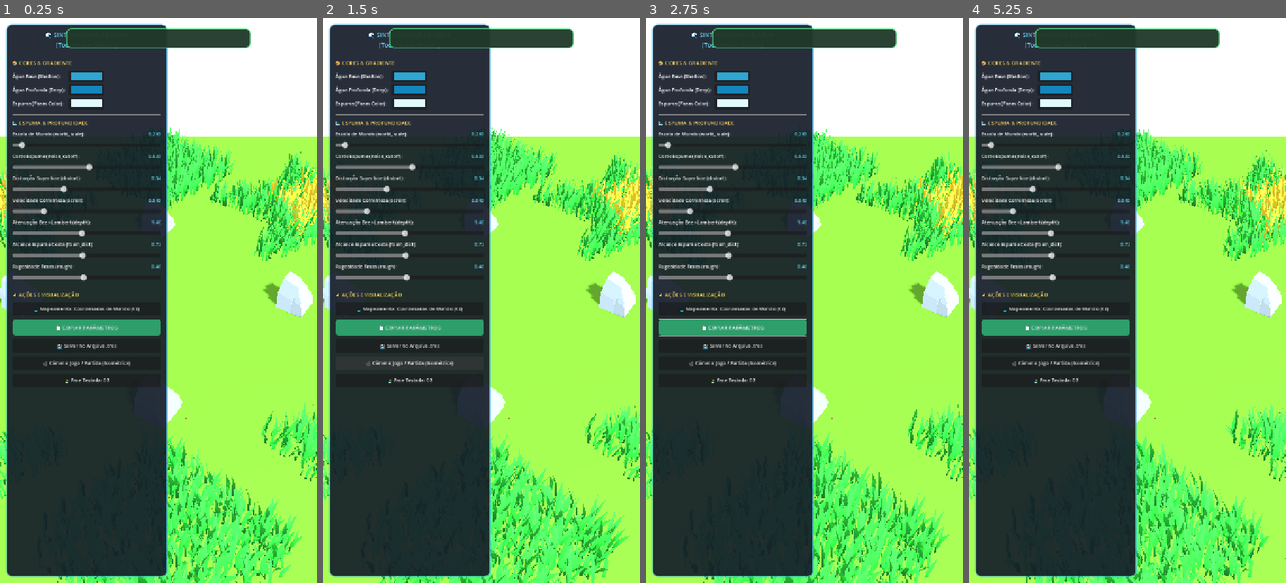
Above: before the commit, frames 1-4 (left to right).
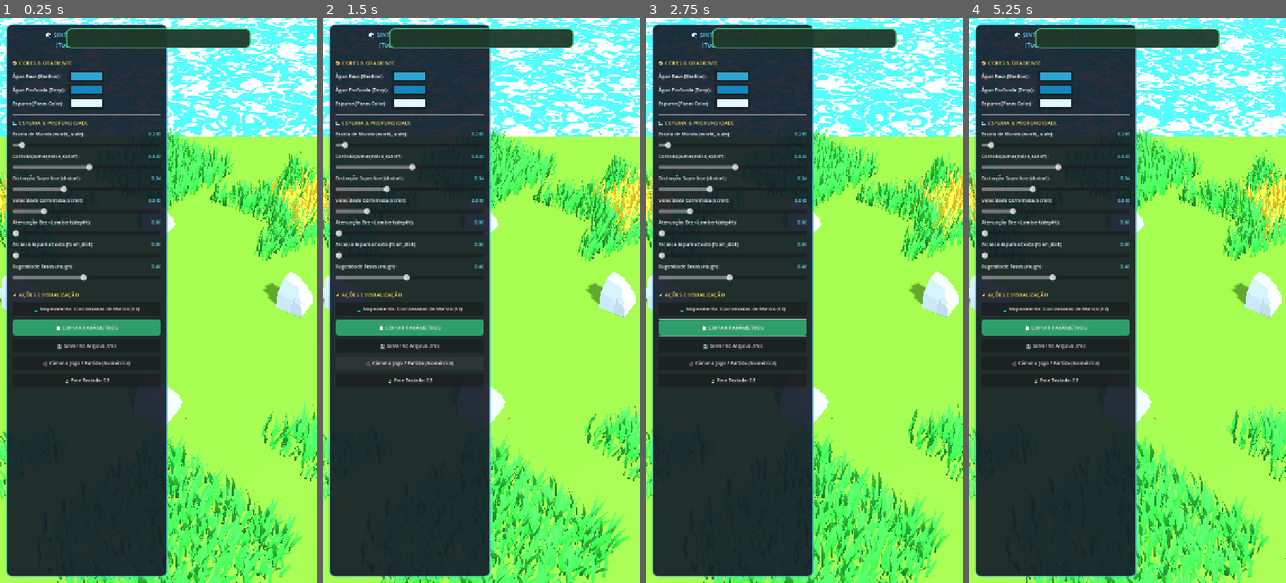
Above: after the commit, the same moments.

Repository: rogerbif/grass-cut-bot
Game: Godot game, scene res://scenes/tools/water_tuner.tscn
Two runs of this game, one before a commit and one after it. Both use one fixed random seed, a clock stepped at 60 frames per second and the inputs below. This scene is started directly instead of the project's main scene.
Inputs (mouse positions are in pixels of both pictures, inside the frame that each line leads up to):
- Up to frame 1 (0.25 s): no input
- Up to frame 2 (1.5 s): tap Enter at 0.5 s; move the mouse to (551, 272) at 0.52 s; hold Right (ui_right) 0.53-1.25 s; hold Alt 0.53-1.25 s; click (551, 272) at 0.67 s; drag from (418, 328) to (465, 413) at 1.27 s
- Up to frame 3 (2.75 s): move the mouse to (836, 176) at 2.02 s; hold Right (ui_right) from 2.03 s (still down); tap Z at 2.1 s
- Up to frame 4 (5.25 s): release Right (ui_right) at 2.75 s; drag from (1111, 413) to (1032, 215) at 2.77 s; move the mouse to (1222, 385) at 3.52 s; hold Left (ui_left) 3.53-4.25 s; tap 1 at 3.6 s; drag from (1032, 215) to (1079, 159) at 4.27 s; move the mouse to (1143, 300) at 5.02 s; hold Down (ui_down) from 5.03 s (still down); tap 2 at 5.1 s; click (1143, 300) at 5.17 s

The runs differ from the first frame. In frame 1, 6.3% of the frame differs, in the area x 0-100%, y 0-43%; in frame 2, 6.2%; in frame 3, 6.5%; in frame 4, 6.6%.

Commit message:
perf(shader): desacoplar depth_texture do toon water para mobile (v0.12.14-alpha)

Diff:
--- a/project.godot
+++ b/project.godot
@@ -11,7 +11,7 @@
 [application]
 
 config/name="Grass Cut Bot"
-config/version="0.12.13-alpha"
+config/version="0.12.14-alpha"
 run/main_scene="res://scenes/menu/main_menu.tscn"
 config/features=PackedStringArray("4.7", "Mobile")
 boot_splash/image="uid://3pegaomvcdut"
--- a/scripts/core/game_version.gd
+++ b/scripts/core/game_version.gd
@@ -7,7 +7,7 @@
 
 const MAJOR: int = 0
 const MINOR: int = 12
-const PATCH: int = 13
+const PATCH: int = 14
 const STAGE: String = "ALPHA" # "PRE-ALPHA", "ALPHA", "BETA", "RC", "RELEASE"
 const BUILD_TYPE: String = "dev" # "dev", "nightly", "public"
 
--- a/scripts/tools/water_tuner.gd
+++ b/scripts/tools/water_tuner.gd
@@ -87,12 +87,14 @@
 		return
 
 	var w_scale: float = float(water_material.get_shader_parameter("world_scale"))
-	var beer: float = float(water_material.get_shader_parameter("beer_factor"))
+	var beer_v: Variant = water_material.get_shader_parameter("beer_factor")
+	var beer: float = float(beer_v) if beer_v != null else 0.0
 	var cutoff: float = float(water_material.get_shader_parameter("surface_noise_cutoff"))
 	var dist: float = float(water_material.get_shader_parameter("surface_distortion_amount"))
 	var scr_v: Variant = water_material.get_shader_parameter("surface_noise_scroll")
 	var scr_spd: float = (scr_v as Vector3).x if scr_v is Vector3 else 0.04
-	var foam_d: float = float(water_material.get_shader_parameter("foam_max_distance"))
+	var foam_v: Variant = water_material.get_shader_parameter("foam_max_distance")
+	var foam_d: float = float(foam_v) if foam_v != null else 0.0
 	var rgh: float = float(water_material.get_shader_parameter("roughness"))
 	var coords_param: Variant = water_material.get_shader_parameter("use_world_coords")
 	_use_world_coords = bool(coords_param) if coords_param != null else true
@@ -226,30 +228,26 @@
 	if water_material == null:
 		return ""
 	var w_scale: float = float(water_material.get_shader_parameter("world_scale"))
-	var beer: float = float(water_material.get_shader_parameter("beer_factor"))
 	var cutoff: float = float(water_material.get_shader_parameter("surface_noise_cutoff"))
 	var dist: float = float(water_material.get_shader_parameter("surface_distortion_amount"))
 	var scr_v: Variant = water_material.get_shader_parameter("surface_noise_scroll")
 	var scr_spd: float = (scr_v as Vector3).x if scr_v is Vector3 else 0.04
-	var foam_d: float = float(water_material.get_shader_parameter("foam_max_distance"))
 	var rgh: float = float(water_material.get_shader_parameter("roughness"))
 	var c_sh: Color = water_material.get_shader_parameter("_DepthGradientShallow") as Color
 	var c_dp: Color = water_material.get_shader_parameter("_DepthGradientDeep") as Color
 	var c_fm: Color = water_material.get_shader_parameter("foam_color") as Color
 
-	var txt: String = """PARÂMETROS TOON WATER SHADER (ROYSTAN / HGOUVEIA):
+	var txt: String = """PARÂMETROS TOON WATER SHADER OTIMIZADO MOBILE:
 world_scale = %.3f
-beer_factor = %.2f
 surface_noise_cutoff = %.3f
 surface_distortion_amount = %.2f
 surface_noise_scroll = Vector3(%.3f, %.3f, 0.0)
-foam_max_distance = %.2f
 roughness = %.2f
 use_world_coords = %s
 _DepthGradientShallow = Color(%.3f, %.3f, %.3f, 1.0) # #%s
 _DepthGradientDeep = Color(%.3f, %.3f, %.3f, 1.0) # #%s
 foam_color = Color(%.3f, %.3f, %.3f, 1.0) # #%s""" % [
-		w_scale, beer, cutoff, dist, scr_spd, scr_spd, foam_d, rgh,
+		w_scale, cutoff, dist, scr_spd, scr_spd, rgh,
 		str(_use_world_coords),
 		c_sh.r, c_sh.g, c_sh.b, c_sh.to_html(false),
 		c_dp.r, c_dp.g, c_dp.b, c_dp.to_html(false),
--- a/shaders/toon_water.gdshader
+++ b/shaders/toon_water.gdshader
@@ -1,22 +1,17 @@
 /**
- * Toon Water Shader Oficial (Godot 4 Spatial)
- * Baseado na clássica implementação de Erik Roystan Ross e Heverton Gouveia.
- * Adaptado para coordenadas de mundo XZ, atenuação física Beer-Lambert e espuma de costa.
+ * Toon Water Shader Oficial Otimizado para Mobile (Godot 4 Spatial)
+ * Desacoplado de depth_texture (elimina Depth Prepass e quebra de TBDR em mobile).
+ * Cristas de ondas cel-shaded via ruído com scroll e distorção UV.
+ * Espuma de costa gerada geometricamente pela malha CoastalFoamRibbon.
  */
 shader_type spatial;
 render_mode cull_back, diffuse_toon, specular_disabled;
 
 const float SMOOTHSTEP_AA = 0.01;
 
-uniform sampler2D depth_texture : hint_depth_texture, filter_linear_mipmap;
 uniform sampler2D surfaceNoise : source_color, filter_linear_mipmap, repeat_enable;
 uniform sampler2D distortNoise : source_color, filter_linear_mipmap, repeat_enable;
 
-uniform float beer_factor : hint_range(0.0, 5.0) = 1.40;
-
-uniform float foam_distance : hint_range(0.01, 2.0) = 0.10;
-uniform float foam_max_distance : hint_range(0.01, 2.0) = 0.72;
-uniform float foam_min_distance : hint_range(0.01, 2.0) = 0.04;
 uniform vec4 foam_color : source_color = vec4(0.88, 0.98, 1.0, 1.0);
 
 uniform bool use_world_coords = true;
@@ -28,62 +23,36 @@
 
 uniform vec4 _DepthGradientShallow : source_color = vec4(0.18, 0.65, 0.82, 1.0);
 uniform vec4 _DepthGradientDeep : source_color = vec4(0.084, 0.52, 0.743, 1.0);
-uniform float _DepthMaxDistance : hint_range(0.1, 10.0) = 1.0;
-uniform float _DepthFactor : hint_range(0.1, 5.0) = 1.0;
 uniform float roughness : hint_range(0.0, 1.0) = 0.48;
 
 varying vec2 noiseUV;
 varying vec2 distortUV;
-varying vec3 viewNormal;
 varying vec3 v_world_pos;
-
-vec4 alphaBlend(vec4 top, vec4 bottom) {
-	vec3 color = (top.rgb * top.a) + (bottom.rgb * (1.0 - top.a));
-	float alpha = top.a + bottom.a * (1.0 - top.a);
-	return vec4(color, alpha);
-}
 
 void vertex() {
 	v_world_pos = (MODEL_MATRIX * vec4(VERTEX, 1.0)).xyz;
-	viewNormal = (MODELVIEW_MATRIX * vec4(NORMAL, 0.0)).xyz;
 	noiseUV = use_world_coords ? (v_world_pos.xz * world_scale) : (UV * surface_noise_tiling);
 	distortUV = use_world_coords ? (v_world_pos.xz * world_scale * 0.5) : UV;
 }
 
 void fragment() {
-	float depth_raw = texture(depth_texture, SCREEN_UV).x;
-	vec3 ndc = vec3(SCREEN_UV * 2.0 - 1.0, depth_raw);
-	vec4 view = INV_PROJECTION_MATRIX * vec4(ndc, 1.0);
-	view.xyz /= view.w;
-	float linear_depth = -view.z;
-	float water_depth_diff = max(linear_depth + VERTEX.z, 0.0);
-
-	float depth = exp(-water_depth_diff * beer_factor);
-	depth = 1.0 - clamp(depth, 0.0, 1.0);
-
-	vec3 existingNormal = vec3(dFdx(depth), dFdy(depth), 0.0);
-	float normalDot = clamp(dot(existingNormal, viewNormal), 0.0, 1.0);
-	float foamDistance = mix(foam_max_distance, foam_min_distance, normalDot);
-
-	float foamDepth = clamp(depth / max(foamDistance, 0.0001), 0.0, 1.0);
-	float surfaceNoiseCutoff = foamDepth * surface_noise_cutoff;
-
+	// 1. Amostra de ruído de distorção para mar agitado suave
 	vec4 distortNoiseSample = texture(distortNoise, distortUV);
 	vec2 distortAmount = (distortNoiseSample.xy * 2.0 - 1.0) * surface_distortion_amount;
 
+	// 2. Amostra de cristas de ondas de superfície com deslocamento temporal
 	vec2 noise_uv = vec2(
 		(noiseUV.x + TIME * surface_noise_scroll.x) + distortAmount.x,
 		(noiseUV.y + TIME * surface_noise_scroll.y + distortAmount.y)
 	);
 	float surfaceNoiseSample = texture(surfaceNoise, noise_uv).r;
-	float surfaceNoiseAmount = smoothstep(surfaceNoiseCutoff - SMOOTHSTEP_AA, surfaceNoiseCutoff + SMOOTHSTEP_AA, surfaceNoiseSample);
+	float surfaceNoiseAmount = smoothstep(surface_noise_cutoff - SMOOTHSTEP_AA, surface_noise_cutoff + SMOOTHSTEP_AA, surfaceNoiseSample);
 
-	float waterDepth = clamp(depth / max(_DepthMaxDistance, 0.0001), 0.0, 1.0) * _DepthFactor;
-	vec4 waterColor = mix(_DepthGradientShallow, _DepthGradientDeep, waterDepth);
+	// 3. Cor da água: gradiente tropical suave modulado pelas ondulações de superfície
+	vec4 waterColor = mix(_DepthGradientShallow, _DepthGradientDeep, surfaceNoiseSample * 0.45);
 
-	vec4 surfaceNoiseColor = foam_color;
-	surfaceNoiseColor.a *= surfaceNoiseAmount;
-	vec4 final_color = alphaBlend(surfaceNoiseColor, waterColor);
+	// 4. Cristas de espuma branca em mar aberto
+	vec4 final_color = mix(waterColor, foam_color, surfaceNoiseAmount * foam_color.a);
 
 	ALBEDO = final_color.rgb;
 	ROUGHNESS = roughness;
--- a/shaders/toon_water_material.tres
+++ b/shaders/toon_water_material.tres
@@ -7,10 +7,6 @@
 [resource]
 render_priority = 0
 shader = ExtResource("1_shader")
-shader_parameter/beer_factor = 1.4
-shader_parameter/foam_distance = 0.1
-shader_parameter/foam_max_distance = 0.72
-shader_parameter/foam_min_distance = 0.04
 shader_parameter/foam_color = Color(0.88, 0.98, 1, 1)
 shader_parameter/use_world_coords = true
 shader_parameter/world_scale = 0.28
@@ -20,8 +16,6 @@
 shader_parameter/surface_distortion_amount = 0.34
 shader_parameter/_DepthGradientShallow = Color(0.18, 0.65, 0.82, 1)
 shader_parameter/_DepthGradientDeep = Color(0.084, 0.52, 0.743, 1)
-shader_parameter/_DepthMaxDistance = 1.0
-shader_parameter/_DepthFactor = 1.0
 shader_parameter/roughness = 0.48
 shader_parameter/surfaceNoise = ExtResource("2_noise")
 shader_parameter/distortNoise = ExtResource("3_distort")
Not shown, changed: export_presets.cfg
Not shown, changed: docs/05_arquitetura_e_desenvolvimento/PLANO_MESTRE_DE_PERFORMANCE.md
Not shown, added: docs/historico_melhorias/090_desacoplar_depth_texture_oceano.md
Not shown, changed: docs/historico_melhorias/INDICE_MELHORIAS.md
